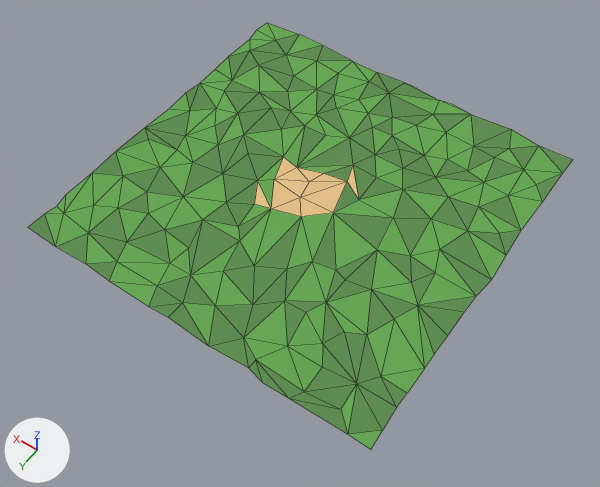
What one commit did to the FBX model Assets/GameAssets/Ground/Ground.fbx.
Camera for both pictures: a 50 mm camera at (-12.9, 18.7, 25.6) aimed at (-0.5, 1.3, -1.7). Lighting does not change. The marker at lower left points along +X, +Y and +Z. Mesh edges are drawn as thin lines. Where no turn or scale is listed for an object, it has been applied to the vertices.

Before the edit, the objects in view are built like this:
```python
me_plane_003 = bpy.data.meshes.new('Plane.003')
me_plane_003.from_pydata(...)  # 181 vertices, 309 faces; spans x -8.1..8.2, y -8.1..8.1, z -0.1..0.2
# faces by material slot: [149, 12, 148]
me_plane_003.materials.append(mat_trawa)  # green #64a850
me_plane_003.materials.append(mat_piasek)  # beige #e7c085
me_plane_003.materials.append(mat_trawa_001)  # green #5c8d4d
ob_plane = bpy.data.objects.new('Plane', me_plane_003)
ob_plane.location = (0.0, 0.0, 0.0)
```
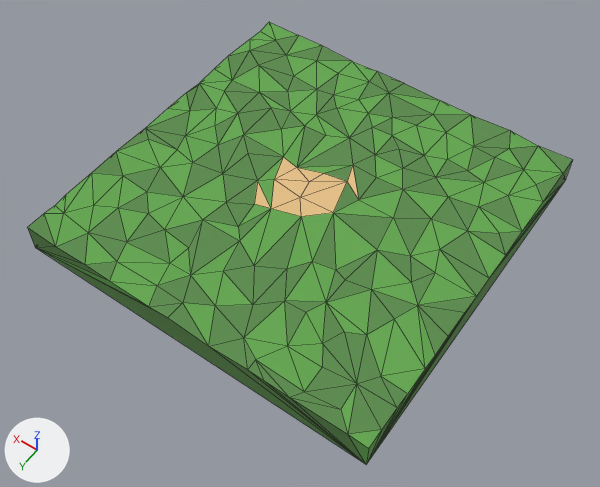
Pixel boxes (x1, y1, x2, y2) of what changed, in the pictures (600 x 487 px):
'Plane', reshaped: before (28, 23, 572, 450); after (27, 22, 573, 465)
part 1 of me_plane_003, built on: before (46, 23, 538, 450); after (28, 22, 573, 465)

Edits to the bpy script that builds the scene:
```text
Change me_plane_003:
    used by ob_plane; location = (0.0, 0.0, 0.0)
    remove me_plane_003.from_pydata(...)  # 181 vertices, 309 faces; spans x -8.1..8.2, y -8.1..8.1, z -0.1..0.2
    add me_plane_003.from_pydata(...)  # 183 vertices, 357 faces; spans x -8.0..8.0, y -8.0..8.0, z -1.3..0.2
    me_plane_003 part 1
    2 vertices are removed from x -2.2..-0.4, y -8.1..-8.0, z 0.0
    2 faces are deleted
    4 vertices in x -8.1..7.9, y -0.4..8.0, z -0.1..0.0 move by (0.1, 0.0, 0.0)
    3 vertices in x -5.1..6.2, y -8.1..7.9, z 0.0..0.1 move by (0.0, 0.1, 0.0)
    3 vertices move from x -3.7..8.2, y -7.9..8.1, z -0.1..0.0 to x -3.7..8.0, y -8.0..8.0, z -0.1..0.0
    4 vertices are added at (-8.0, 8.0, -1.3), (-8.0, -8.0, -1.3), (8.0, 8.0, -1.3), (8.0, -8.0, -1.3)
    22 new faces join them, mat_trawa (green #64a850)
    28 new faces join them, mat_trawa_001 (green #5c8d4d)
```
